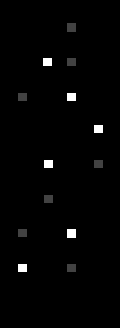
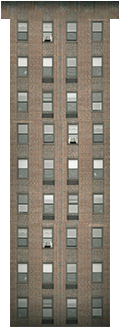
Two versions of the same layered image (120×328). Layer-by-layer changes:
hid group "emission map" (3 layers) over [0, 0, 120, 328]
